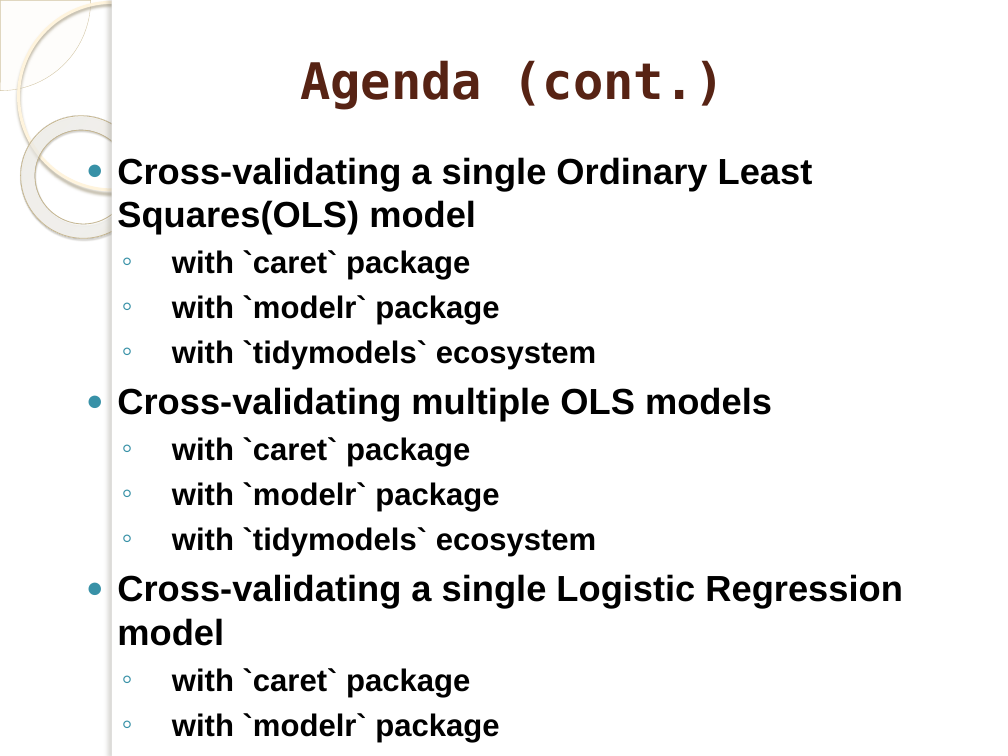
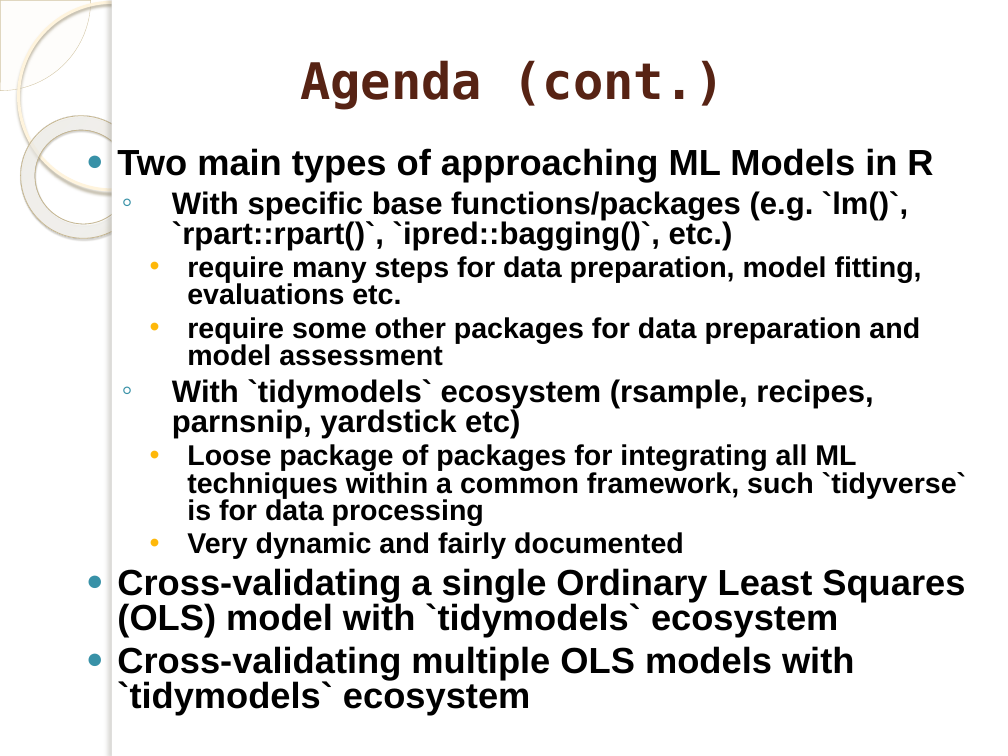
Before and after one commit to marinfotache/Data-Processing-Analysis-Science-with-R, a slide deck: slide 7 of 13 Introduction to Machine Learning and tidymodels ecosystem/13_Introduction to Machine Learning.pptx. Drawn at 1008x756 pixels with LibreOffice and Linux fonts; fonts in the diff are those of the drawing; background and template pictures are left out. Boxes give left, top, right and bottom in pixels: in the first picture for what was removed or moved away, otherwise in the second. Text is boxed around its words. In the diff, an @@ line names an element or a change of style, - is before the commit and + after.

```diff
--- a/13 Introduction to Machine Learning and tidymodels ecosystem/13_Introduction to Machine Learning.pptx
+++ b/13 Introduction to Machine Learning and tidymodels ecosystem/13_Introduction to Machine Learning.pptx
@@ text at box(117, 148, 966, 715): text changed; size 22.2 to 20.4 pt @@
-● Cross-validating a single Ordinary Least Squares(OLS) model
-  ◦ with `caret` package
-  ◦ with `modelr` package
-  ◦ with `tidymodels` ecosystem
-● Cross-validating multiple OLS models
-  ◦ with `caret` package
-  ◦ with `modelr` package
-  ◦ with `tidymodels` ecosystem
-● Cross-validating a single Logistic Regression model
-  ◦ with `caret` package
-  ◦ with `modelr` package
-  ◦ with `tidymodels` ecosystem
+● Two main types of approaching ML Models in R
+  ◦ With specific base functions/packages (e.g. `lm()`, `rpart::rpart()`, `ipred::bagging()`, etc.)
+    • require many steps for data preparation, model fitting, evaluations etc.
+    • require some other packages for data preparation and model assessment
+  ◦ With `tidymodels` ecosystem (rsample, recipes, parnsnip, yardstick etc)
+    • Loose package of packages for integrating all ML techniques within a common framework, such `tidyverse` is for data processing
+    • Very dynamic and fairly documented
+● Cross-validating a single Ordinary Least Squares (OLS) model with `tidymodels` ecosystem
+● Cross-validating multiple OLS models with `tidymodels` ecosystem
```
Also in this commit, not shown: 13 other slides changed, 1 slide added, 2 slides removed, 2 other files.
